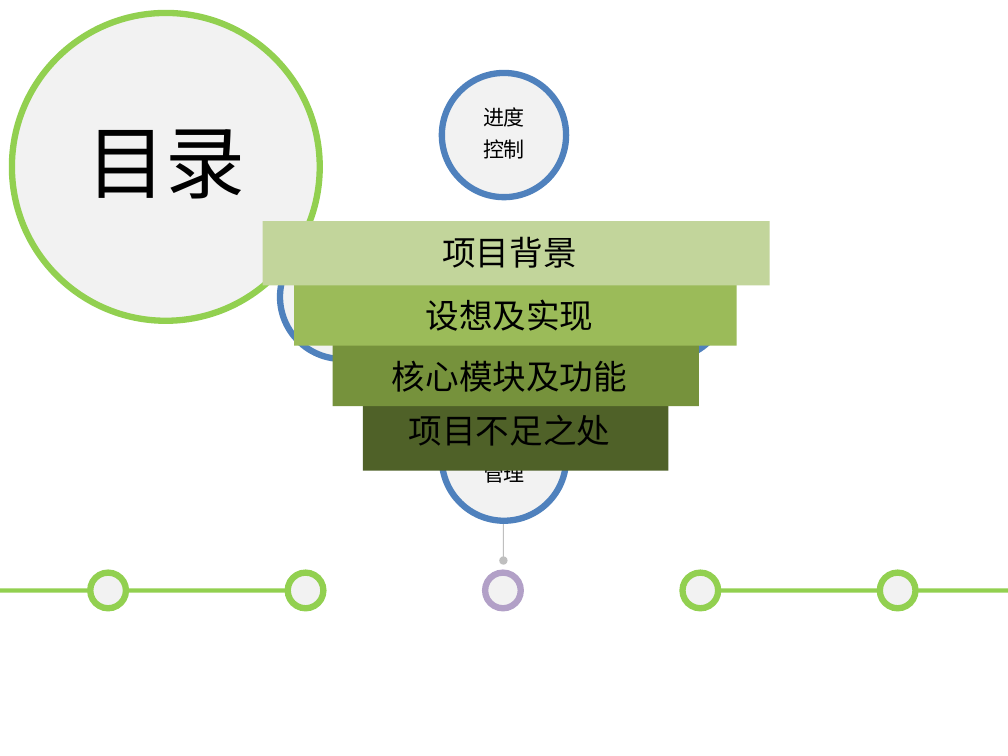
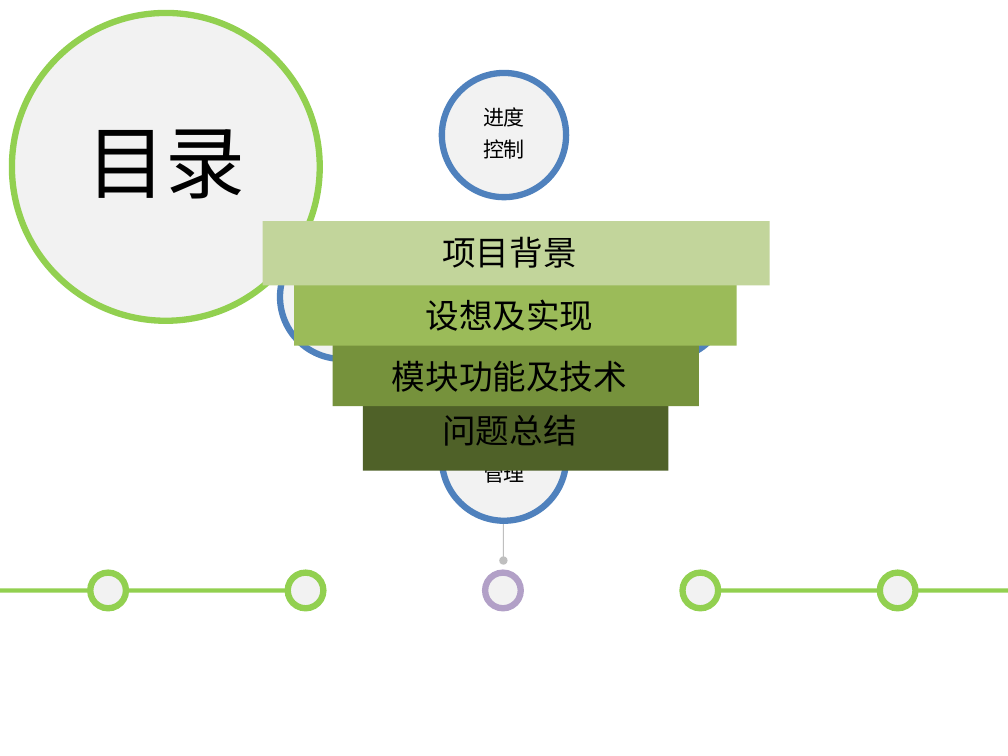
Before and after one commit to kangaijun/chawo.com, a slide deck: slide 2 of 康爱君+茶窝网.ppt. Drawn at 1008x756 pixels with LibreOffice and Linux fonts; fonts in the diff are those of the drawing; background and template pictures are left out. Boxes give left, top, right and bottom in pixels: in the first picture for what was removed or moved away, otherwise in the second. Text is boxed around its words. In the diff, an @@ line names an element or a change of style, - is before the commit and + after.

```diff
--- a/康爱君+茶窝网.ppt
+++ b/康爱君+茶窝网.ppt
@@ text at [392,361,627,392]: text changed @@
-核心模块及功能
+模块功能及技术
@@ text at [442,415,576,446]: text changed @@
-项目不足之处
+问题总结
```
Also in this commit, not shown: 6 other slides changed, 2 slides added, 2 slides removed, 36 other files.
